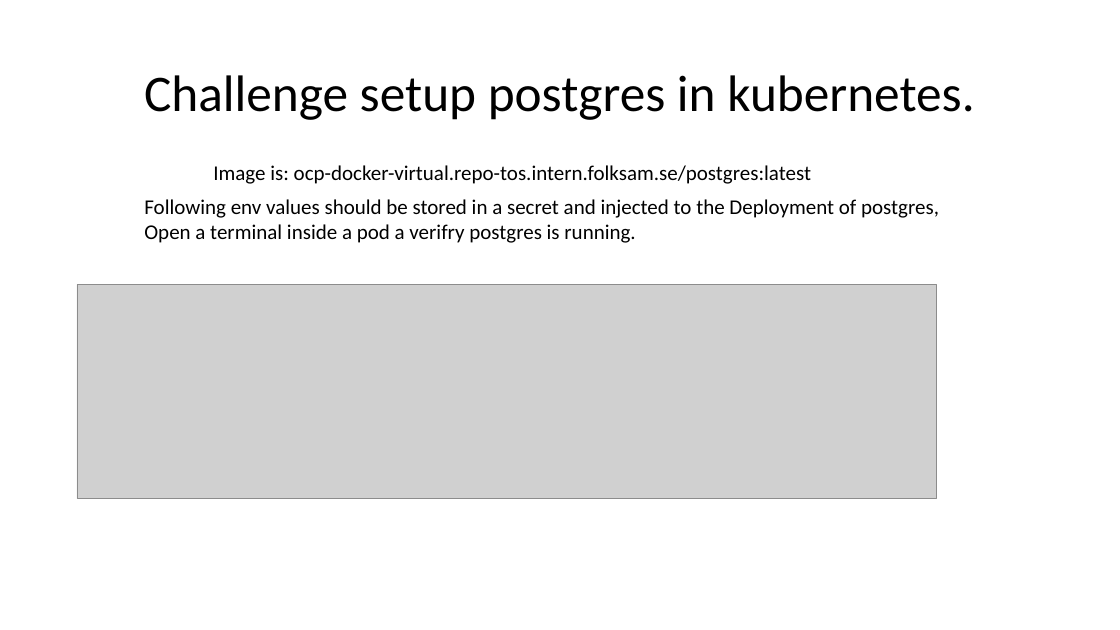
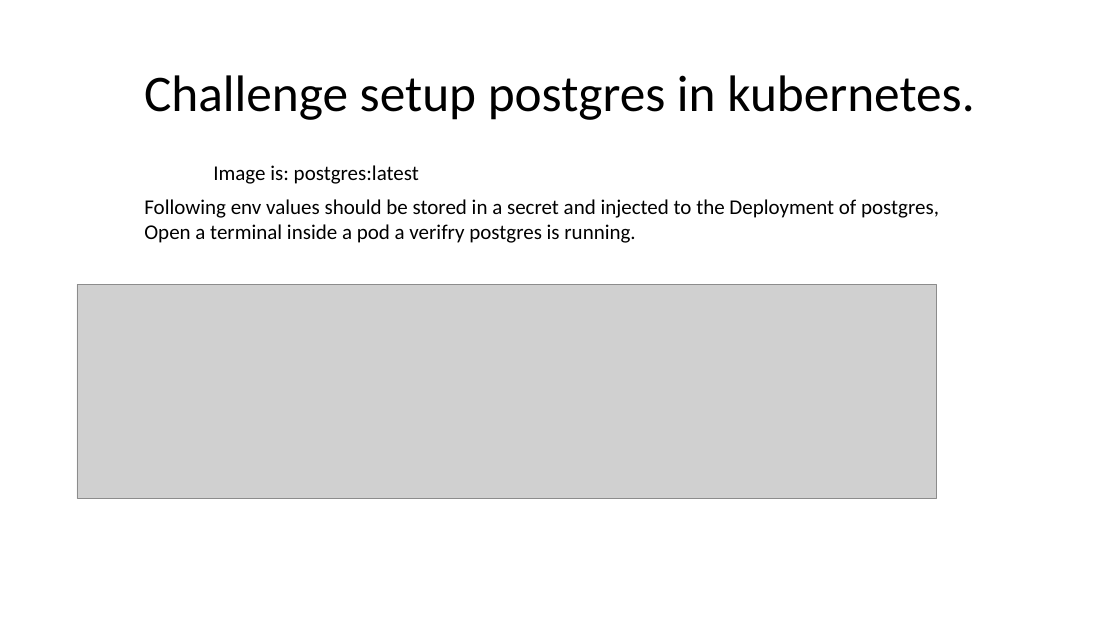
Before and after one commit to msvensso/consid-ckad, a slide deck: slide 22 of session-2/session-2.pptx. Drawn at 1120x630 pixels with LibreOffice and Linux fonts; fonts in the diff are those of the drawing; grey boxes stand for pictures. Boxes give left, top, right and bottom in pixels: in the first picture for what was removed or moved away, otherwise in the second. Text is boxed around its words. In the diff, an @@ line names an element or a change of style, - is before the commit and + after.

```diff
--- a/session-2/session-2.pptx
+++ b/session-2/session-2.pptx
@@ text at (213,165,419,184): text changed @@
-Image is: ocp-docker-virtual.repo-tos.intern.folksam.se/postgres:latest
+Image is: postgres:latest
```
Also in this commit, not shown: 1 other slide changed, 9 other files.
